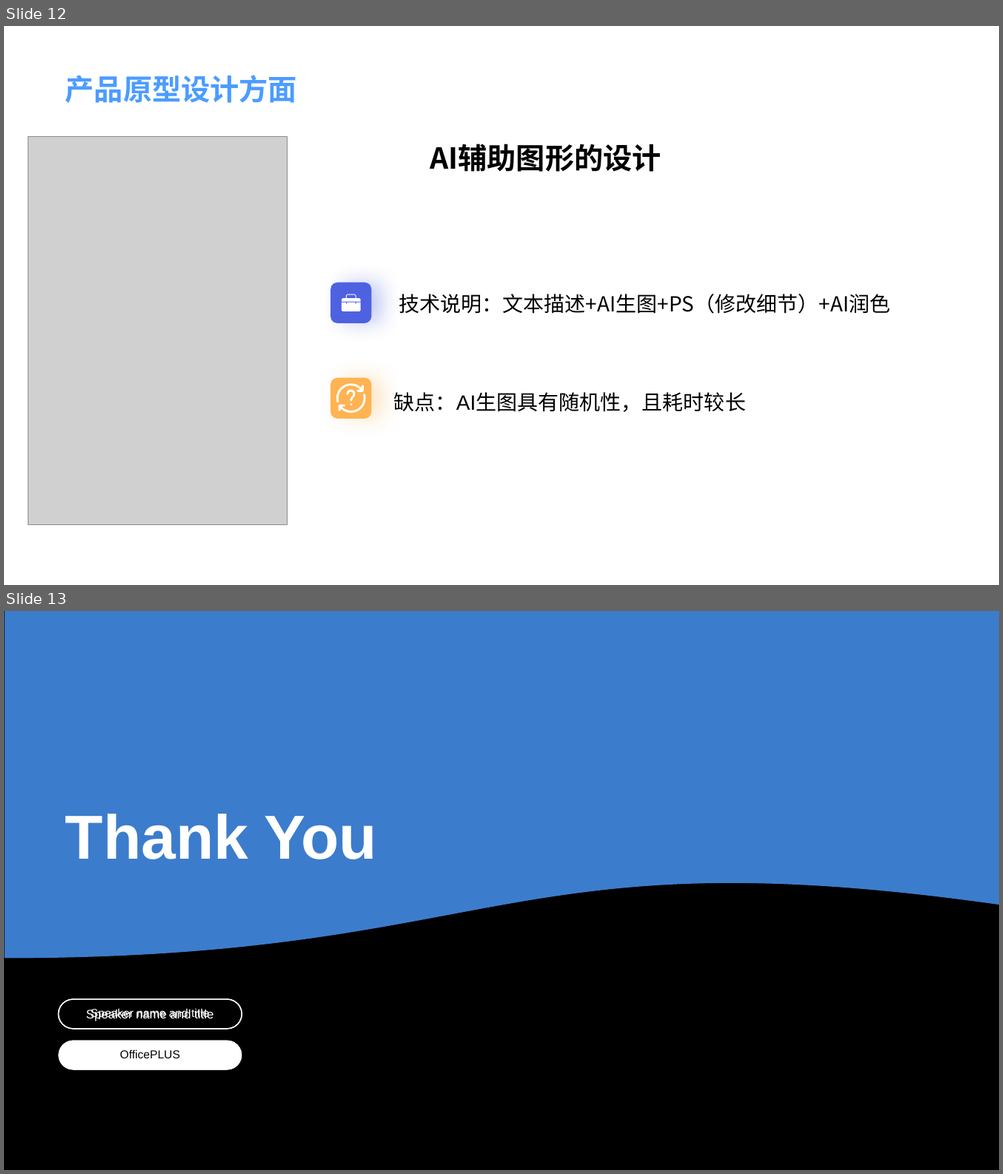
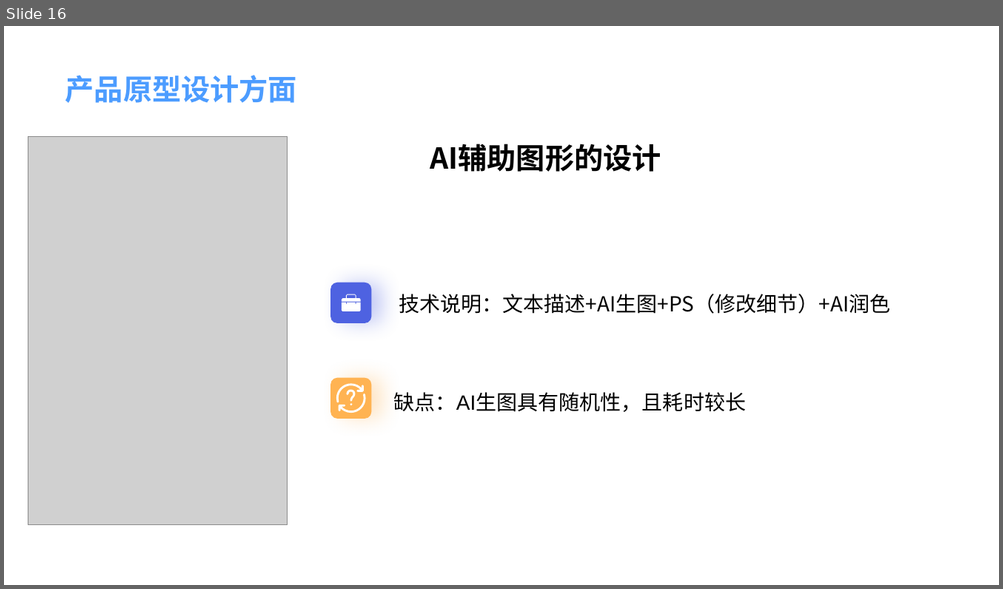
Before and after one commit to lxcxjxhx/hos-app, a slide deck: 项目介绍PPT&MVP/飞码先锋队项目介绍.pptx. Shown one above the other, each under a label of ours: slides 12 and 13 before the commit, slide 16 after it. The pictures are 1003x1174 and 1003x589 pixels, drawn with LibreOffice and Linux fonts; fonts in the diff are those of the drawing; grey boxes stand for pictures; background and template pictures are left out. Boxes give left, top, right and bottom in pixels: in the first picture for what was removed or moved away, otherwise in the second. Text is boxed around its words. In the diff, an @@ line names an element or a change of style, - is before the commit and + after.

```diff
--- a/项目介绍PPT&MVP/飞码先锋队项目介绍.pptx
+++ b/项目介绍PPT&MVP/飞码先锋队项目介绍.pptx
@@ slide 13 removed at [4, 611, 999, 1170], background picture (left out) @@
@@ freeform shape removed at [5, 611, 999, 959] @@
@@ title removed at [65, 814, 377, 860] @@
-Thank You
@@ text removed at [59, 999, 242, 1030] @@
-Speaker name and title
@@ text removed at [59, 1041, 242, 1071] @@
-OfficePLUS
@@ what was slide 12 is now slide 16 @@
```
Also in this commit, not shown: 3 slides changed, 8 slides added, 1 other slide removed.
